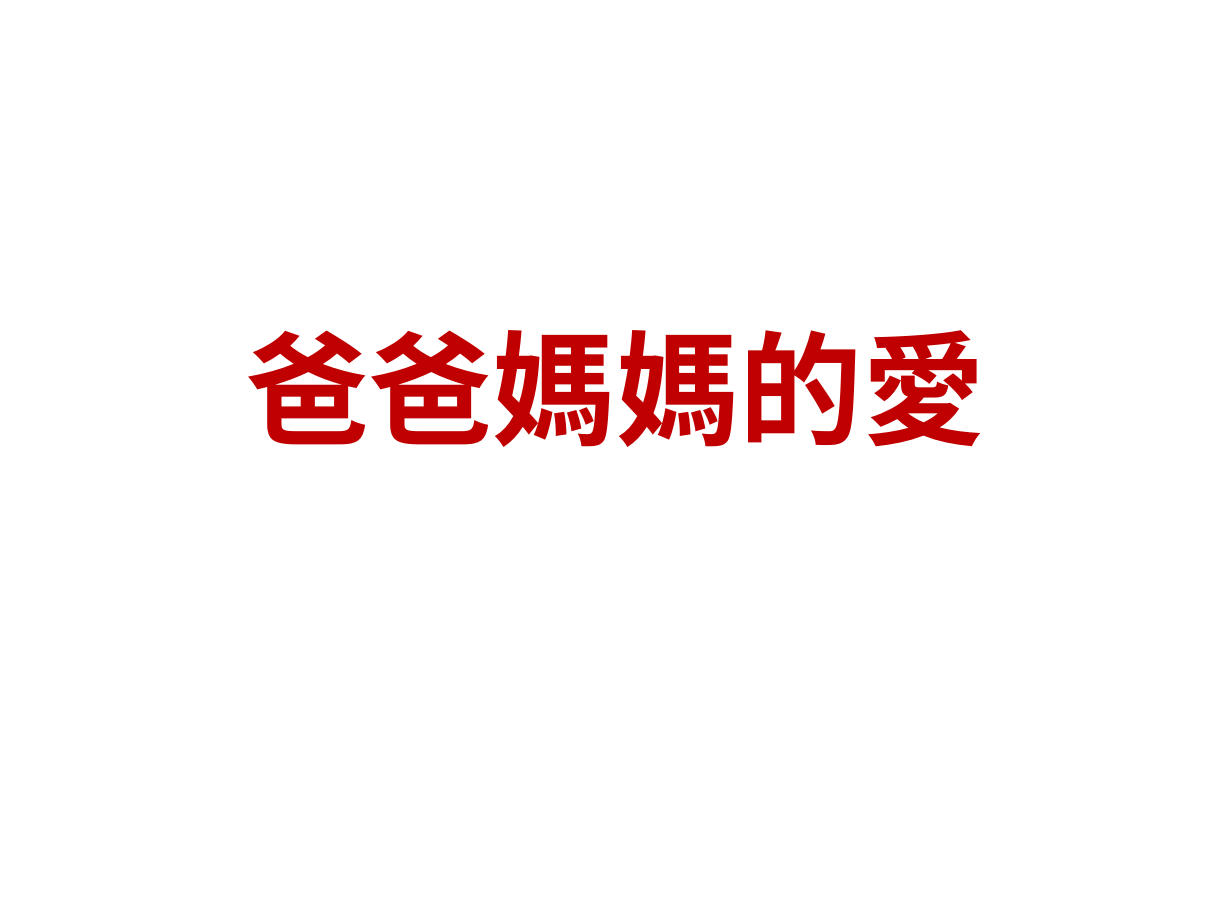
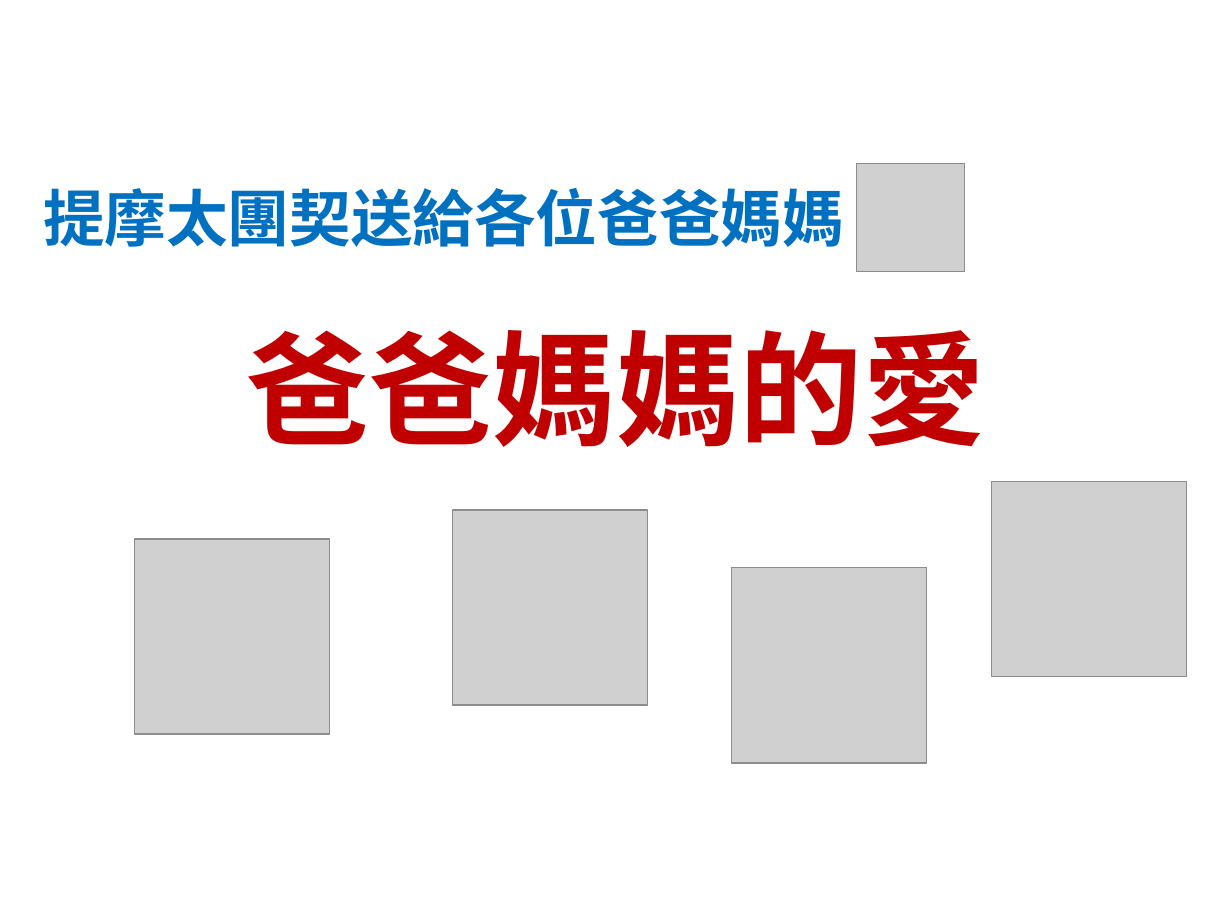
Before and after one commit to batisuoc/free-school-class, a slide deck: slide 1 of chinese/5yue爸爸媽媽的愛.pptx. Drawn at 1232x924 pixels with LibreOffice and Linux fonts; fonts in the diff are those of the drawing; grey boxes stand for pictures; background and template pictures are left out. Boxes give left, top, right and bottom in pixels: in the first picture for what was removed or moved away, otherwise in the second. Text is boxed around its words. In the diff, an @@ line names an element or a change of style, - is before the commit and + after.

```diff
--- a/chinese/5yue爸爸媽媽的愛.pptx
+++ b/chinese/5yue爸爸媽媽的愛.pptx
@@ picture added at [856,164,965,272] @@
@@ subtitle added at [43,188,844,247], 36 pt, text #0070C0, bold @@
+提摩太團契送給各位爸爸媽媽
@@ picture added at [992,482,1186,676] @@
@@ picture added at [452,510,647,705] @@
@@ picture added at [134,540,329,734] @@
@@ picture added at [732,568,926,763] @@
```
Also in this commit, not shown: 4 other slides changed, 1 other file.
